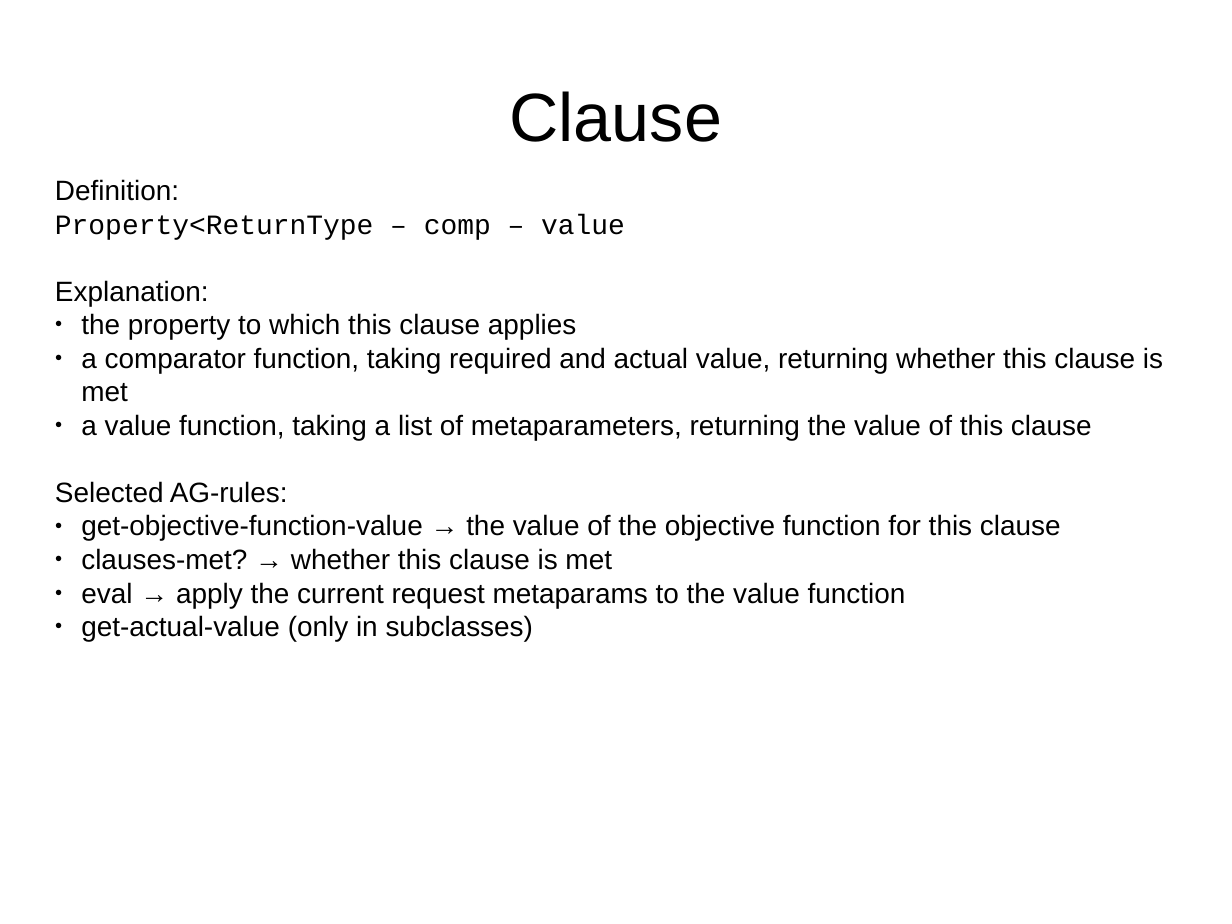
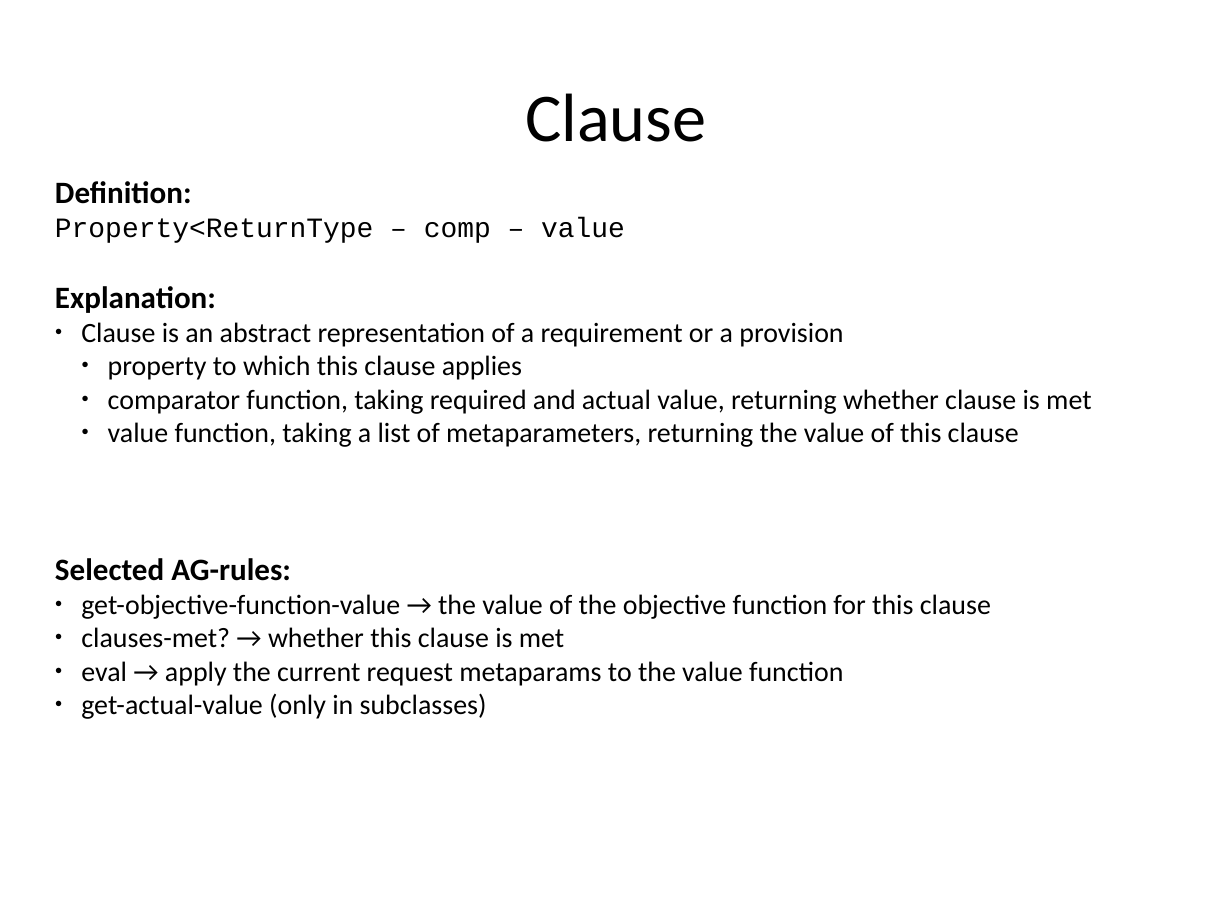
Before and after one commit to rene-schoene/racr-mquat, a slide deck: slide 19 of doc/the-model.odp. Drawn at 1232x924 pixels with LibreOffice and Linux fonts; fonts in the diff are those of the drawing. Boxes give left, top, right and bottom in pixels: in the first picture for what was removed or moved away, otherwise in the second. Text is boxed around its words. In the diff, an @@ line names an element or a change of style, - is before the commit and + after.

Commit message:
Finished detailed docu for AST rules. Switched to Calibri font.

```diff
--- a/doc/the-model.odp
+++ b/doc/the-model.odp
@@ title "Clause" at bbox=[525, 93, 706, 142]: font Arial to Calibri @@
@@ text at bbox=[55, 181, 991, 719]: size 18 to 20 pt, bold on in "Definition:", "Explanation:", "Selected AG-rules:"; font Arial to Calibri in "Definition:", "Explanation:", "Selected AG-rules:", "get-objective-function-value → the value of the objective ..." and 3 more places @@
@@ text at bbox=[81, 322, 1091, 447]: text changed; font Arial to Calibri @@
-● the property to which this clause applies
-● a comparator function, taking required and actual value, returning whether this clause is met
-● a value function, taking a list of metaparameters, returning the value of this clause
+● Clause is an abstract representation of a requirement or a provision
+  ● property to which this clause applies
+  ● comparator function, taking required and actual value, returning whether clause is met
+  ● value function, taking a list of metaparameters, returning the value of this clause
```
Also in this commit, not shown: 23 other slides changed, 3 slides added, 3 slides removed, 1 other file.
